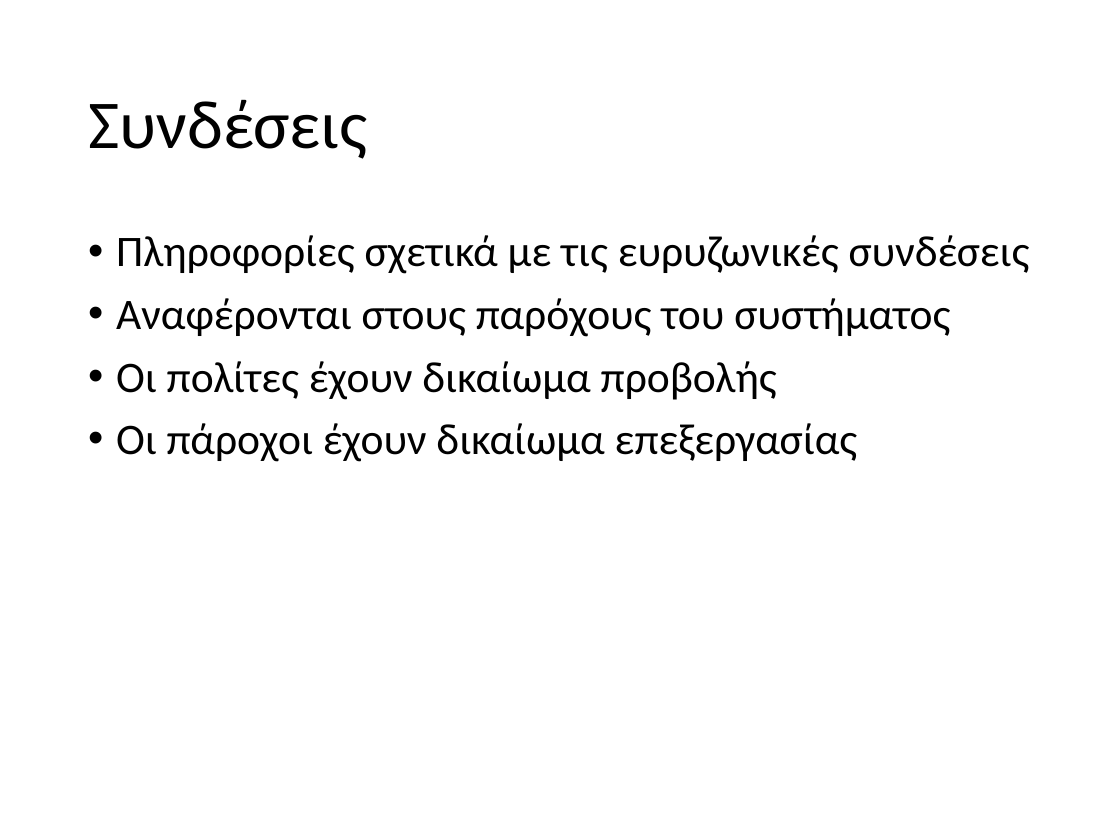
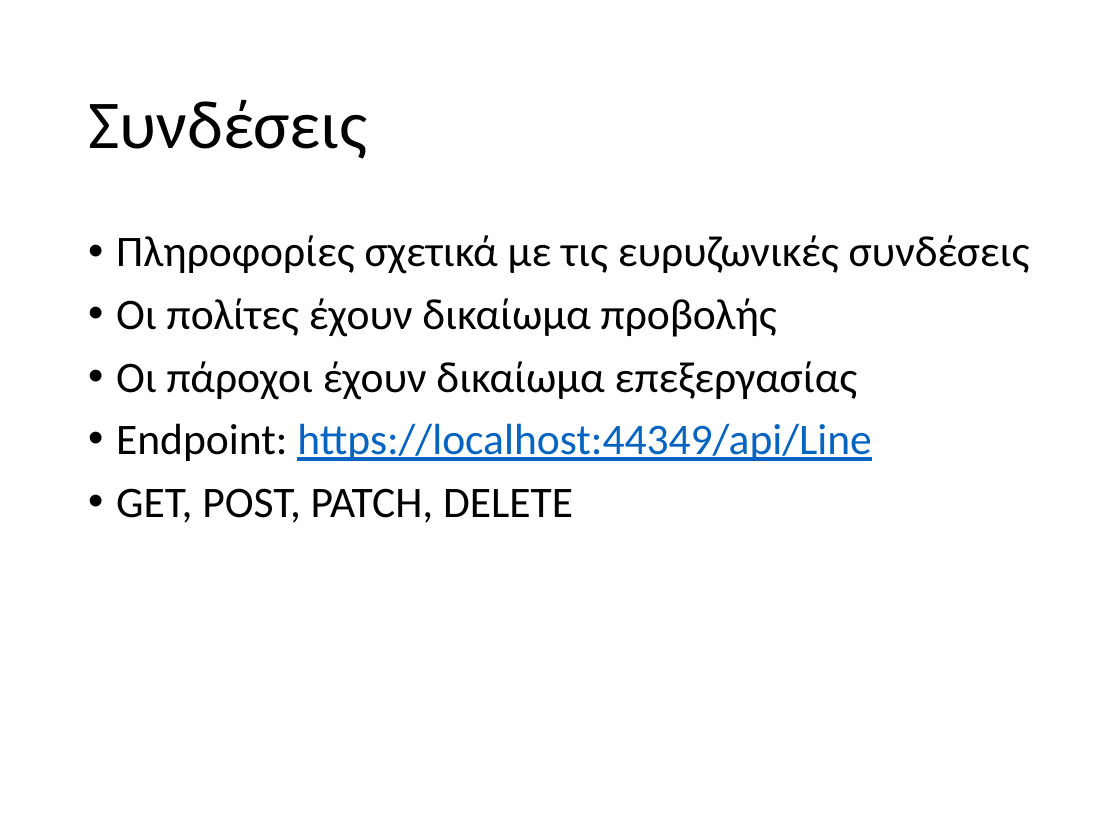
Before and after one commit to staks1/networkApi, a slide deck: slide 6 of Final.pptx. Drawn at 1120x840 pixels with LibreOffice and Linux fonts; fonts in the diff are those of the drawing. Boxes give left, top, right and bottom in pixels: in the first picture for what was removed or moved away, otherwise in the second. Text is boxed around its words. In the diff, an @@ line names an element or a change of style, - is before the commit and + after.

```diff
--- a/Final.pptx
+++ b/Final.pptx
@@ text at box(116, 298, 950, 337): paragraph removed @@
-• Αναφέρονται στους παρόχους του συστήματος
@@ text at box(116, 423, 871, 523): paragraphs added @@
+• Endpoint: https://localhost:44349/api/Line
+• GET, POST, PATCH, DELETE
```
Also in this commit, not shown: 3 other slides changed, 8 slides added, 1 slide removed, 7 other files.
